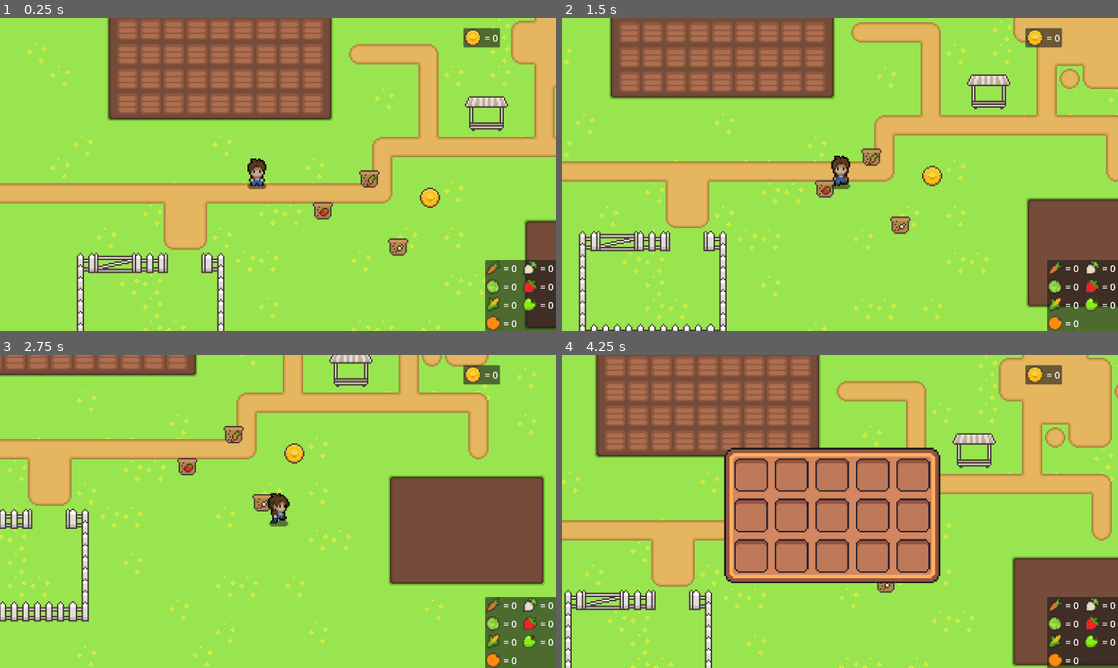
Above: before the commit, frames 1-4 (two rows, left to right).
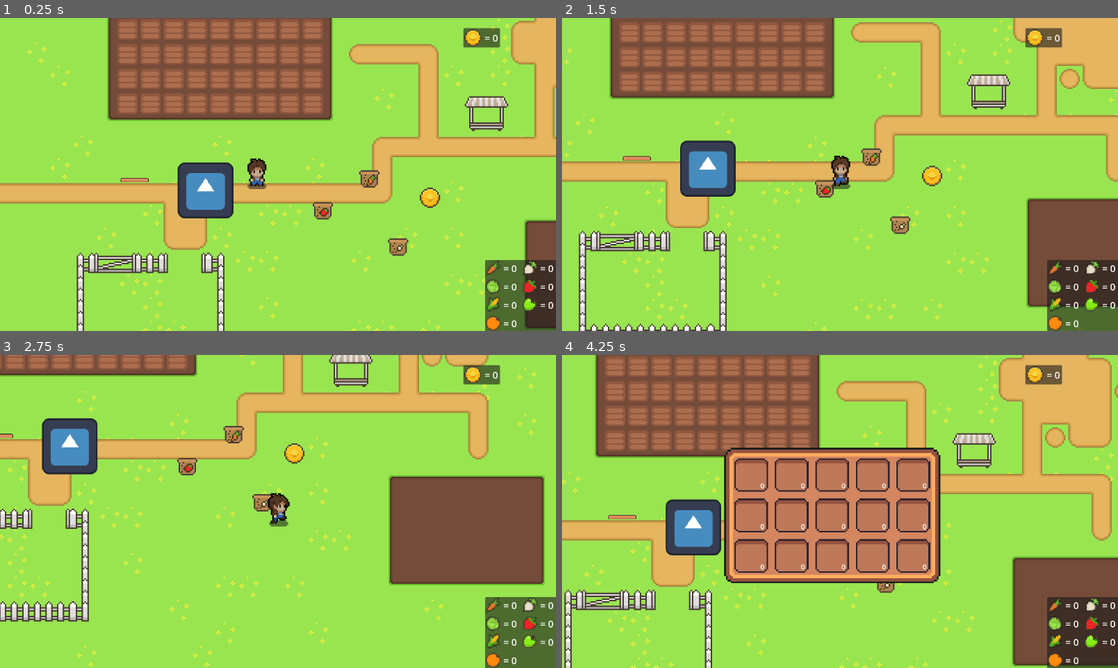
Above: after the commit, the same moments.

Repository: Puuggordo/SDD_Godot_Farming
Game: Godot game, scene res://world.tscn
Same seed, same stepped clock (60 frames per second), same inputs: the game is played once before the commit and once after it. The engine's default icon, where the game draws it, is replaced by a stand-in: a white triangle on a blue panel in a dark square.
Inputs (mouse positions are in pixels of both pictures, inside the frame that each line leads up to):
- Up to frame 1 (0.25 s): no input
- Up to frame 2 (1.5 s): tap Enter at 0.5 s; move the mouse to (689, 30) at 0.52 s; press the mouse at (689, 30) at 0.53 s; hold D (right) 0.53-1.28 s; move the mouse to (656, 30) at 1.27 s; release the mouse at (656, 30) at 1.28 s; hold S (down) from 1.28 s (still down); click (656, 30) at 1.35 s
- Up to frame 3 (2.75 s): move the mouse to (66, 361) at 2.02 s; release S (down) at 2.03 s; press the mouse at (66, 361) at 2.03 s; hold D (right) from 2.03 s (still down)
- Up to frame 4 (4.25 s): move the mouse to (573, 358) at 2.77 s; release D (right) at 2.78 s; release the mouse at (573, 358) at 2.78 s; hold W (up) 2.78-3.53 s; click (573, 358) at 2.85 s; move the mouse to (595, 364) at 3.52 s; press the mouse at (595, 364) at 3.53 s; hold Left (left) from 3.53 s (still down); tap E (toggle_inventory) at 4.15 s

The runs differ from the first frame. In frame 1, 1.9% of the frame differs, in the area x 21-42%, y 46-64%; in frame 2, 1.9%; in frame 3, 1.8%; in frame 4, 2.0%, in the area x 8-66%, y 40-69%.

Commit message:
Inventory items
Add_item function
created item dictionary to store specific item variable

Diff:
--- /dev/null
+++ b/Inventory/Item.gd
@@ -0,0 +1,8 @@
+extends Resource
+
+class_name Item
+
+var item_name = ""
+var description = ""
+var max_stack = 1
+var icon : Texture2D = null
--- /dev/null
+++ b/Inventory/example_item.gd
@@ -0,0 +1,34 @@
+@tool
+extends Node2D
+
+@export var item_type = ""
+@export var item_name = ""
+@export var description = ""
+@export var max_stack = 5
+@export var item_texture : Texture2D = null
+@onready var sprite = $Sprite2D
+var scene_path = "res://Inventory/example_item.tscn"
+
+func _ready():
+	if not Engine.is_editor_hint():
+		sprite.texture = item_texture
+
+func _process(delta):
+	if Engine.is_editor_hint():
+		sprite.texture = item_texture
+
+func pickup_item():
+	var item = {
+		"quantity":1,
+		"type":item_type,
+		"name":item_name,
+		"texture":item_texture,
+		"scene_path":scene_path
+	}
+	Global.add_item(item)
+
+
+func _on_area_2d_body_entered(body):
+	if body.has_method("animator"):
+		pickup_item()
+		print(Global.inventory)
--- /dev/null
+++ b/Inventory/example_item.tscn
@@ -0,0 +1,24 @@
+[gd_scene load_steps=4 format=3 uid="uid://cvsih7eyw8h0"]
+
+[ext_resource type="Script" path="res://Inventory/example_item.gd" id="1_cdmca"]
+[ext_resource type="Texture2D" uid="uid://b7yke8q0hj18v" path="res://icon.svg" id="1_hpcjg"]
+
+[sub_resource type="RectangleShape2D" id="RectangleShape2D_a08qv"]
+size = Vector2(38, 38)
+
+[node name="ExampleItem" type="Node2D" groups=["Items"]]
+script = ExtResource("1_cdmca")
+item_type = "example"
+item_name = "test"
+description = "des1"
+item_texture = ExtResource("1_hpcjg")
+
+[node name="Sprite2D" type="Sprite2D" parent="."]
+scale = Vector2(0.3, 0.3)
+
+[node name="Area2D" type="Area2D" parent="."]
+
+[node name="CollisionShape2D" type="CollisionShape2D" parent="Area2D"]
+shape = SubResource("RectangleShape2D_a08qv")
+
+[connection signal="body_entered" from="Area2D" to="." method="_on_area_2d_body_entered"]
--- a/Scripts/Global.gd
+++ b/Scripts/Global.gd
@@ -14,6 +14,44 @@
 var corn_buy = false
 var lettuce_buy = false
 
+var inventory = []
+signal inventoryUpdate
+@onready var slot_scene = preload("res://slot.tscn")
+
+func _ready():
+	inventory.resize(15)
+
+
+func add_item(item):
+	for i in range(inventory.size()):
+		var slot = inventory[i]
+		if slot!= null and slot["name"] == item["name"]:
+			slot["quantity"] += item["quantity"]
+			inventoryUpdate.emit()
+			return true
+		elif slot == null:
+			inventory.remove_at(i)
+			inventory.insert(i,item)
+			inventoryUpdate.emit()
+			return true
+	return false
+
+
+func remove_item(item, count) -> bool:
+	for slot in inventory:
+		if slot["item"] == item:
+			if slot["count"] >= count:
+				slot["count"] -= count
+				if slot["count"] == 0:
+					slot["item"] = null
+				return true
+			else:
+				count -= slot["count"]
+				slot["item"] = null
+				slot["count"] = 0
+	return count == 0
+
+
 var item = {
 	0 : {
 		"Name" : "Strawberry seed",
--- a/inventory.gd
+++ b/inventory.gd
@@ -1,29 +1,19 @@
 extends Control
 
-signal opened
-signal closed
-
-var isOpen = false
 
 @onready var inventory = preload("res://playerInventory.tres")
 @onready var slots = $NinePatchRect/GridContainer.get_children()
 
 
-func _ready():
-	update()
-
-func update():
-	for i in range(min(inventory.slots.size(),slots.size())):
-		slots[i].update(inventory.slots[i])
+func _input(event):
+	if event.is_action_pressed("toggle_inventory"):
+		on_inventory_update()
 
 
-func open():
-	visible = true
-	isOpen = true
-	opened.emit()
-
-
-func close():
-	visible = false
-	isOpen = false
-	closed.emit()
+func on_inventory_update():
+	for item in Global.inventory:
+		var slot = Global.slot_scene.instantiate()
+		if item !=null:
+			slots.set_item(item,1)
+func cleargrid():
+	pass
--- a/inventory_ui.gd
+++ b/inventory_ui.gd
@@ -2,20 +2,7 @@
 
 @onready var inventory = $Inventory
 
-func _ready():
-	inventory.close()
-
 func _input(event):
 	if event.is_action_pressed("toggle_inventory"):
-		if inventory.isOpen:
-			inventory.close()
-		else:
-			inventory.open()
-
-
-func _on_inventory_closed():
-	get_tree().paused = false
-
-
-func _on_inventory_opened():
-	get_tree().paused = true
+		self.visible = !self.visible
+		get_tree().paused = !get_tree().paused
--- a/slot.gd
+++ b/slot.gd
@@ -1,13 +1,35 @@
 extends Panel
 
-@onready var backgroundSprite = $background
-@onready var itemSprite = $CenterContainer/Panel/item
+var item = null
+var stack_count = 0
 
-func update(slot: InventorySlot):
-	if !slot.item:
-		backgroundSprite.frame = 0
-		itemSprite.visible = false
+@onready var icon = $CenterContainer/Panel/item
+@onready var count_label = $ItemQuantity
+
+func set_item(new_item,quantity):
+	item = new_item
+	stack_count = quantity
+	update_slot()
+
+func update_slot():
+	if item:
+		icon.texture = item["texture"]
+		count_label.text = str(stack_count)
 	else:
-		backgroundSprite.frame = 1
-		itemSprite.visible = true
-		itemSprite.texture = slot.item.texture
+		icon.texture = null
+		count_label.text = ""
+
+func clear_slot():
+	item = null
+	stack_count = 0
+	update_slot()
+
+func _on_TextureRect_gui_input(event):
+	if event is InputEventMouseButton and event.button_index == MOUSE_BUTTON_LEFT:
+		if event.pressed:
+			if item:
+				get_tree().set_input_as_handled()
+				emit_signal("item_selected", self)
+
+# Signals for item interactions
+signal item_selected(inventory_slot)
--- a/slot.tscn
+++ b/slot.tscn
@@ -26,3 +26,23 @@
 layout_mode = 2
 
 [node name="item" type="Sprite2D" parent="CenterContainer/Panel"]
+
+[node name="ItemQuantity" type="Label" parent="."]
+custom_minimum_size = Vector2(60, 65)
+layout_mode = 1
+anchors_preset = 8
+anchor_left = 0.5
+anchor_top = 0.5
+anchor_right = 0.5
+anchor_bottom = 0.5
+offset_left = -10.0
+offset_top = -10.0
+offset_right = 50.0
+offset_bottom = 55.0
+grow_horizontal = 2
+grow_vertical = 2
+scale = Vector2(0.3, 0.3)
+theme_override_font_sizes/font_size = 15
+text = "0"
+horizontal_alignment = 2
+vertical_alignment = 2
--- a/world.tscn
+++ b/world.tscn
@@ -15,6 +15,8 @@
 [ext_resource type="PackedScene" uid="uid://vcdoku1x7cjg" path="res://scenes/farming/shop.tscn" id="12_i8hnp"]
 [ext_resource type="Script" path="res://inventory_ui.gd" id="14_d07n6"]
 [ext_resource type="PackedScene" uid="uid://ctxcpuh2fnlr0" path="res://inventory.tscn" id="15_5ywqk"]
+[ext_resource type="PackedScene" uid="uid://cvsih7eyw8h0" path="res://Inventory/example_item.tscn" id="16_f7tpb"]
+[ext_resource type="Texture2D" uid="uid://cedjn28l1bclt" path="res://Sprites/healthbarUnder.png" id="17_8d7jr"]
 
 [sub_resource type="TileSetAtlasSource" id="TileSetAtlasSource_l2yna"]
 texture = ExtResource("1_7c0cg")
@@ -952,6 +954,7 @@
 
 [node name="inventory_ui" type="CanvasLayer" parent="."]
 process_mode = 3
+visible = false
 scale = Vector2(3.5, 3.5)
 transform = Transform2D(3.5, 0, 0, 3.5, 0, 0)
 script = ExtResource("14_d07n6")
@@ -962,11 +965,22 @@
 offset_right = 96.0961
 offset_bottom = 55.2553
 
+[node name="ExampleItem" parent="." instance=ExtResource("16_f7tpb")]
+position = Vector2(93, 175)
+item_type = "wood"
+item_name = "longstick"
+description = "desc_wood"
+item_texture = ExtResource("17_8d7jr")
+
+[node name="ExampleItem2" parent="." instance=ExtResource("16_f7tpb")]
+position = Vector2(142, 182)
+item_type = "icon"
+item_name = "godoticon"
+description = "descricon"
+
 [connection signal="body_entered" from="front/belowstall" to="front" method="_on_belowstall_body_entered"]
 [connection signal="body_entered" from="front/abovestall" to="front" method="_on_abovestall_body_entered"]
 [connection signal="body_entered" from="shop_area" to="." method="_on_shop_area_body_entered"]
 [connection signal="body_exited" from="shop_area" to="." method="_on_shop_area_body_exited"]
-[connection signal="closed" from="inventory_ui/Inventory" to="inventory_ui" method="_on_inventory_closed"]
-[connection signal="opened" from="inventory_ui/Inventory" to="inventory_ui" method="_on_inventory_opened"]
 
 [editable path="Player"]
Not shown: 1 places in world.tscn that only renumber resources
